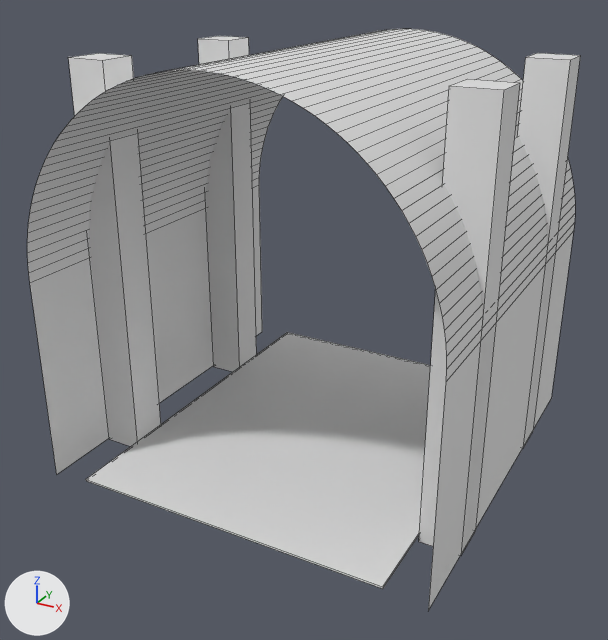
The Blender file models/scene_corridor.blend: old version first, new version second.
Before and after are seen from a 50 mm camera at (18.3, -35.5, 24.0) aimed at (-0.3, -1.6, 7.0). Lighting does not change. The marker at lower left points along +X, +Y and +Z. Mesh edges are drawn as thin lines.

Before the edit, the objects in view are built like this:
```python
ob_cube = bpy.data.objects.new('Cube', me_cube)
ob_cube.location = (9.0, -5.0, 9.53)
ob_cube.scale = (1.0, 1.0, 10.0)
ob_cube_001 = bpy.data.objects.new('Cube.001', me_cube_001)
ob_cube_001.location = (9.0, 5.0, 9.53)
ob_cube_001.scale = (1.0, 1.0, 10.0)
ob_cube_002 = bpy.data.objects.new('Cube.002', me_cube_002)
ob_cube_002.location = (-9.0, -5.0, 9.53)
ob_cube_002.scale = (1.0, 1.0, 10.0)
ob_cube_003 = bpy.data.objects.new('Cube.003', me_cube_003)
ob_cube_003.location = (-9.0, 5.0, 9.53)
ob_cube_003.scale = (1.0, 1.0, 10.0)
ob_cylinder = bpy.data.objects.new('Cylinder', me_cylinder_001)
ob_cylinder.location = (0.0, 0.0, 10.0)
ob_cylinder.scale = (10.0, 10.0, 10.0)
ob_plane = bpy.data.objects.new('Plane', me_plane)
ob_plane.location = (0.0, 0.0, 0.0)
ob_plane.scale = (8.0, 10.0, 10.0)
```
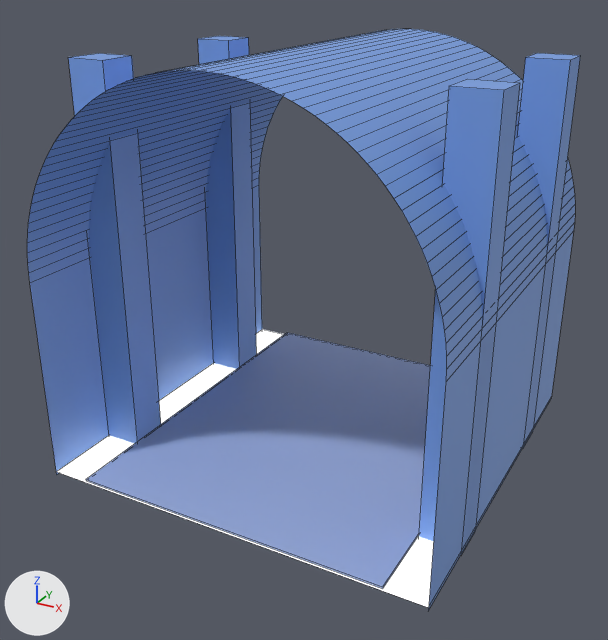
Commit message: emissive white plane

Location of each change, [x1, y1, x2, y2] in pixels of the pictures (608 x 640 px):
'Cylinder', recoloured (white to blue)
    both: [27, 29, 575, 611]
'Plane', recoloured (white to blue)
    both: [86, 332, 430, 589]
'Cube.002', recoloured (white to blue)
    both: [68, 53, 161, 446]
'Cube', recoloured (white to blue)
    both: [419, 79, 520, 555]
'Cube.003', recoloured (white to blue)
    both: [198, 36, 257, 372]
'Cube.001', recoloured (white to blue)
    both: [518, 53, 581, 448]
'Plane.001', added
    after: [56, 329, 434, 608]

Diff of the bpy script that builds the scene:
```diff
--- a/models/scene_corridor.blend.py
+++ b/models/scene_corridor.blend.py
@@ mat_material_001 @@
 mat_material_001 = principled_material('Material.001')
-mat_material_001.base_color = (0.8, 0.8, 0.8)  # white #e7e7e7
+mat_material_001.base_color = (0.363, 0.472, 0.8)  # blue #a2b7e7
@@ mat_material_002 @@
 mat_material_002 = principled_material('Material.002')
-mat_material_002.base_color = (0.8, 0.8, 0.8)  # white #e7e7e7
+mat_material_002.base_color = (0.188, 0.356, 0.799)  # blue #78a1e7
@@ mat_material_003 @@
 mat_material_003 = principled_material('Material.003')
-mat_material_003.base_color = (0.8, 0.8, 0.8)  # white #e7e7e7
+mat_material_003.base_color = (0.188, 0.356, 0.799)  # blue #78a1e7
@@ mat_material @@
+mat_material = principled_material('Material')
+mat_material.base_color = (0.8, 0.8, 0.8)  # white #e7e7e7
+mat_material.emission_strength = 1.0
@@ me_plane_001 @@
+me_plane_001.from_pydata([(-1.0, -1.0, 0.0), (1.0, -1.0, 0.0), (-1.0, 1.0, 0.0), (1.0, 1.0, 0.0)], [], [(0, 1, 3, 2)])
+me_plane_001.materials.append(mat_material)  # white #e7e7e7
@@ ob_plane_001 @@
+ob_plane_001 = bpy.data.objects.new('Plane.001', me_plane_001)
+ob_plane_001.location = (0.0, 0.0, -0.21)
+ob_plane_001.scale = (10.0, 10.0, 10.0)
```
